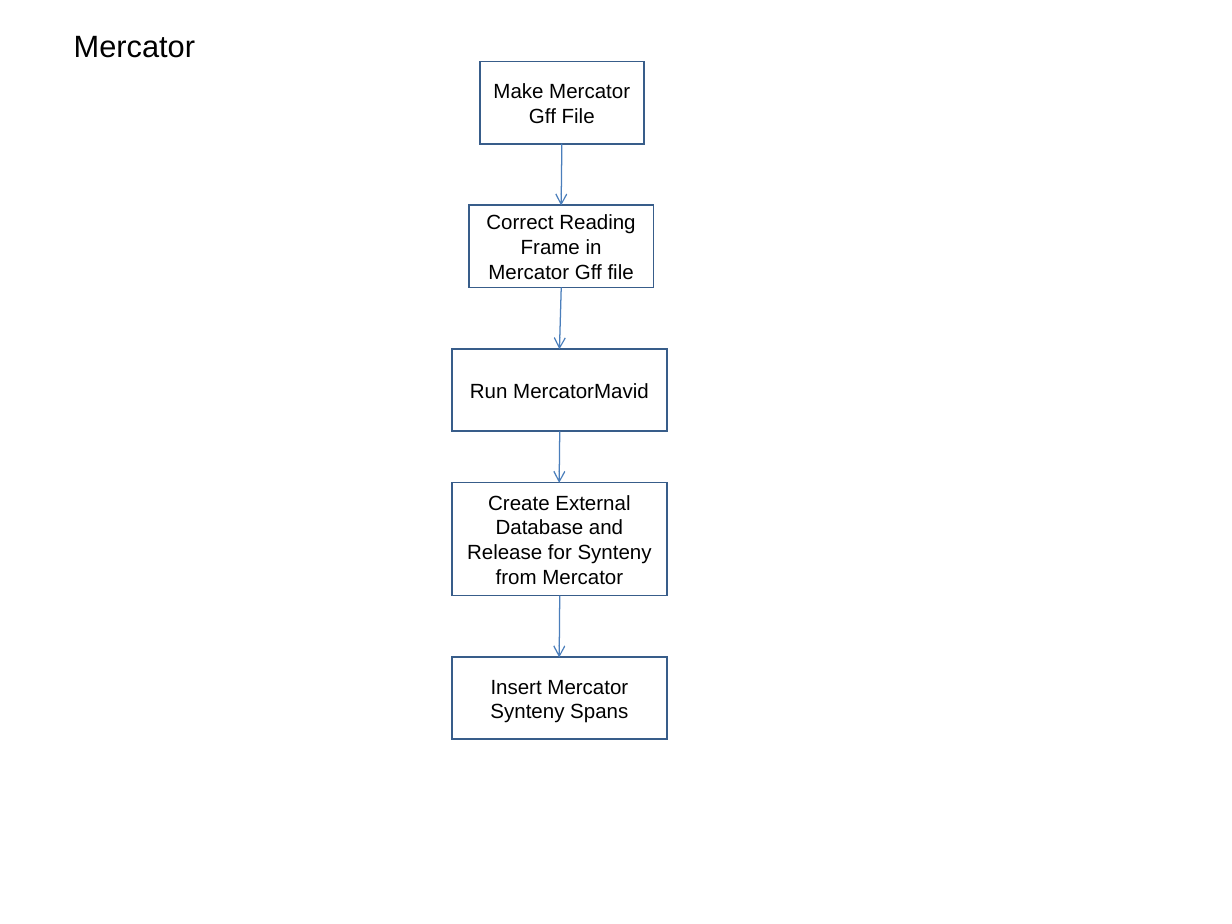
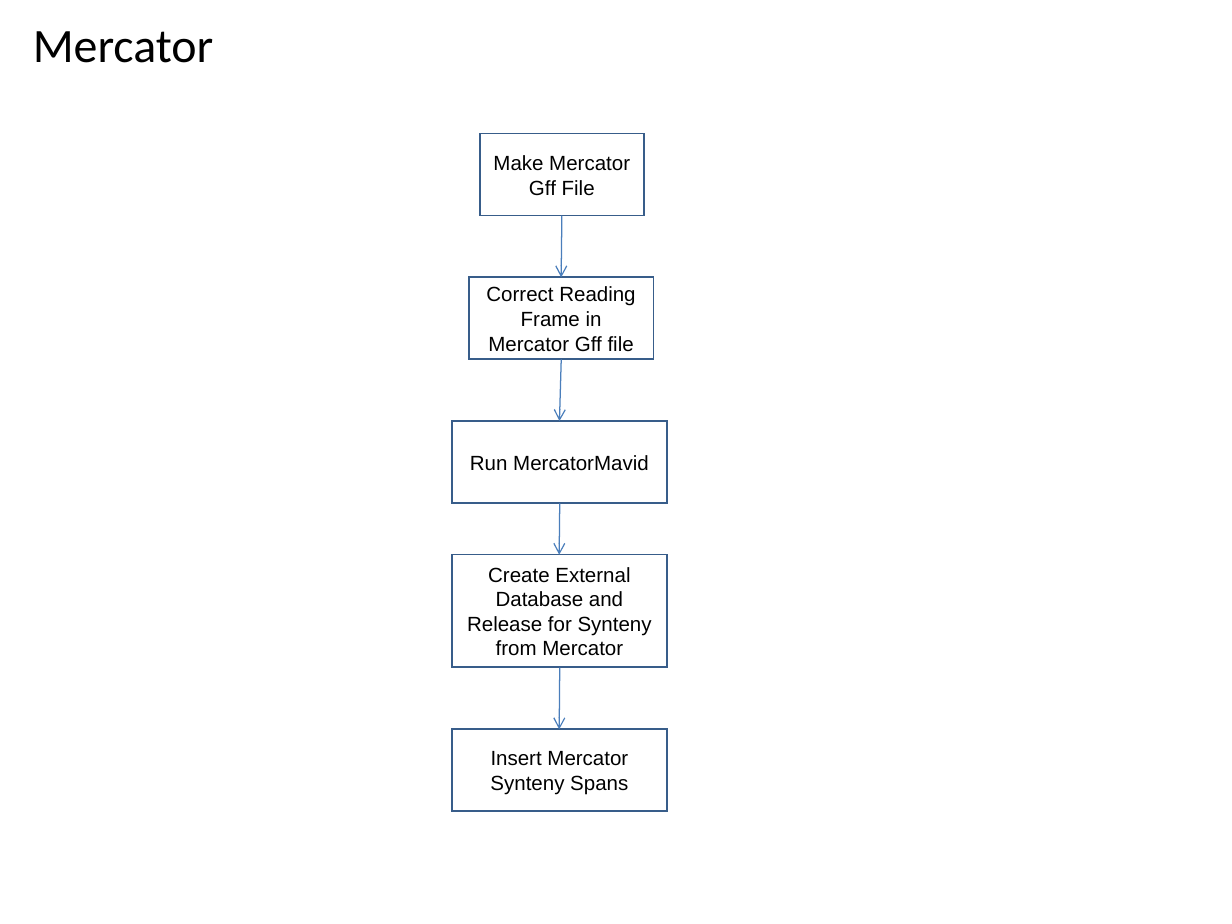
Before and after one commit to VEuPathDB/ApiCommonWorkflow, a slide deck: slide 23 of Main/doc/IntegratedWorkflow.ppt (slide 22 before the commit). Drawn at 1232x924 pixels with LibreOffice and Linux fonts; fonts in the diff are those of the drawing. Boxes give left, top, right and bottom in pixels: in the first picture for what was removed or moved away, otherwise in the second. Text is boxed around its words. In the diff, an @@ line names an element or a change of style, - is before the commit and + after.

```diff
--- a/Main/doc/IntegratedWorkflow.ppt
+++ b/Main/doc/IntegratedWorkflow.ppt
@@ title "Mercator": place and size @@
-title "Mercator" at bbox=[74, 35, 195, 58]
+title "Mercator" at bbox=[33, 31, 213, 63]
@@ title "Mercator" at bbox=[33, 31, 213, 63]: size 18 to 28 pt, font Arial to Calibri; vertical alignment top to middle @@
@@ 5 rectangles, 2 arrows: place and size @@
-5 rectangles, 2 arrows at bbox=[452, 62, 668, 739]
+5 rectangles, 2 arrows at bbox=[452, 133, 668, 812]
@@ arrow moved from (562, 287) - (559, 349) to (562, 360) - (559, 421) @@
@@ arrow moved from (559, 431) - (559, 483) to (559, 504) - (559, 554) @@
```
Also in this commit, not shown: 29 other slides changed, 1 slide added.
